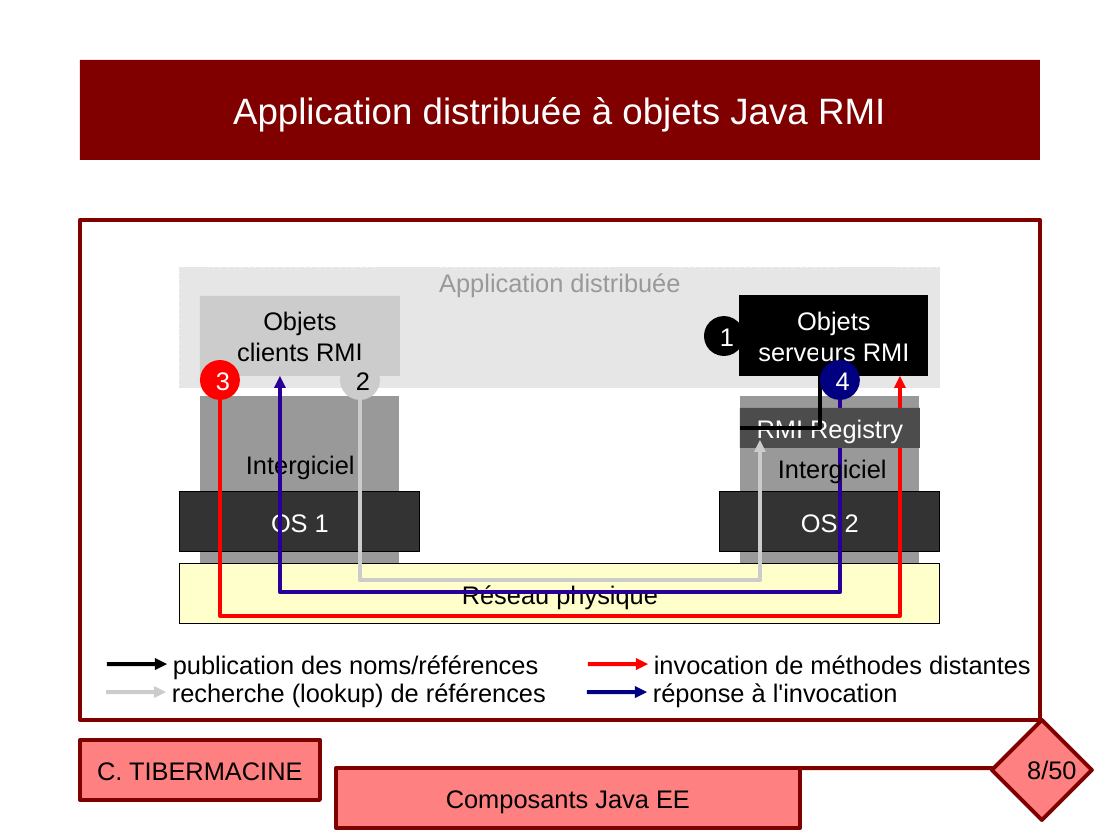
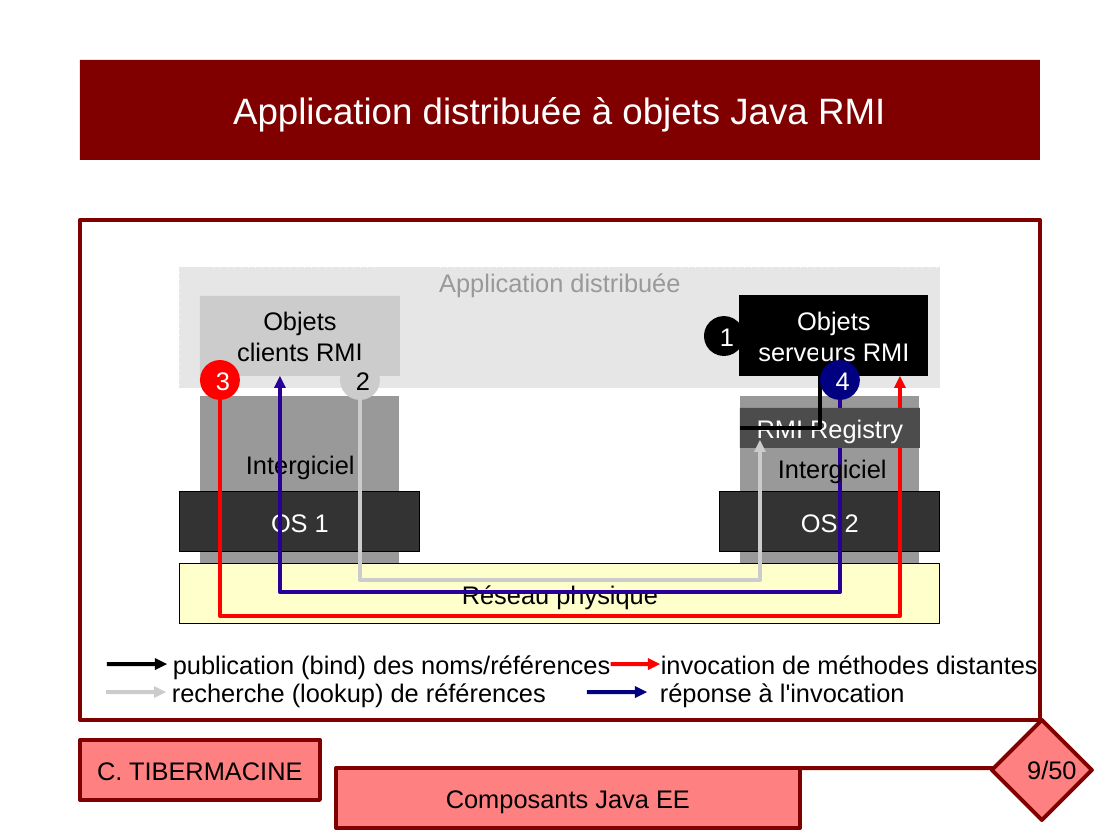
Before and after one commit to ctiber/composants, a slide deck: slide 9 of cours/cours1.odp (slide 8 before the commit). Drawn at 1120x840 pixels with LibreOffice and Linux fonts; fonts in the diff are those of the drawing. Boxes give left, top, right and bottom in pixels: in the first picture for what was removed or moved away, otherwise in the second. Text is boxed around its words. In the diff, an @@ line names an element or a change of style, - is before the commit and + after.

```diff
--- a/cours/cours1.odp
+++ b/cours/cours1.odp
@@ text at <box>173,655,610,679</box>: text changed @@
-publication des noms/références
+publication (bind) des noms/références
@@ text "invocation de méthodes distantes": place and size @@
-text "invocation de méthodes distantes" at <box>654,655,1031,675</box>
+text "invocation de méthodes distantes" at <box>661,655,1038,675</box>
@@ arrow moved from (588, 665) - (648, 665) to (611, 665) - (661, 665) @@
@@ text "réponse à l'invocation": place and size @@
-text "réponse à l'invocation" at <box>653,683,898,707</box>
+text "réponse à l'invocation" at <box>660,683,905,707</box>
@@ page number at <box>1027,760,1076,785</box>: text changed @@
-8/50
+9/50
```
Also in this commit, not shown: 21 other slides changed, 1 slide added, 1 slide removed, 1 other file.
